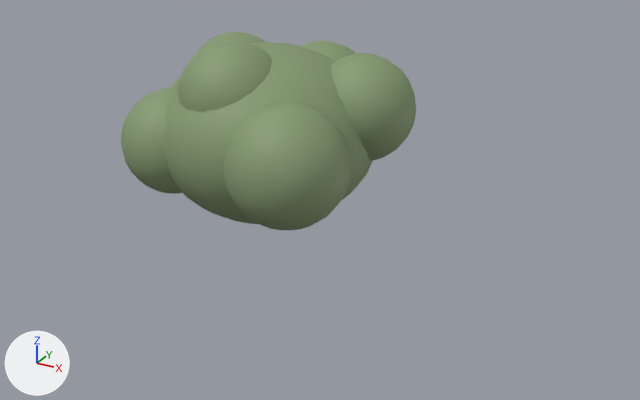
The glTF model public/pm3d/assets/prop_bush.glb as it was, and as the next commit left it.
Camera for both pictures: a 50 mm camera at (3.87, -6.1, 3.27) aimed at (0.41, 0.18, 0.13). The lights are fixed; the arrows at lower left show +X, +Y and +Z. The older version comes first.

Objects in the first picture: 'b0', 'bump0', 'bump1', 'bump2', 'bump3', 'bump4', 'bump5'.
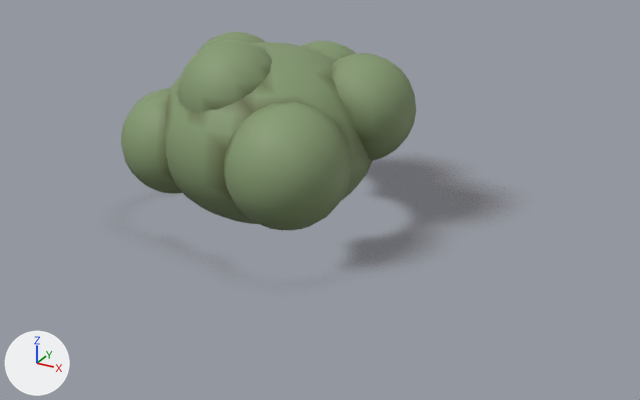
Boxes (x1, y1, x2, y2) around the edits, measured in the pictures (640 x 400 px):
'baked_shadow', added
    after: (358, 163, 482, 261)

The change, as a list of edits to the scene's bpy script:
```text
Add img_prop_bush:
    img_prop_bush = load_image('prop_bush', '_unpacked/prop_bush', 123, 128, 'sRGB')
Change mat_m_859b71:
    where n0 = _N.new('ShaderNodeBsdfPrincipled'); n0.name = 'Principled BSDF'
    remove n0.inputs[0].default_value = (0.235, 0.328, 0.165, 1.0)  # 'Base Color', green #859b71
    add n2 = _N.new('ShaderNodeMix'); n2.name = 'Mix'
    add n2.data_type = 'RGBA'
    add n2.blend_type = 'MULTIPLY'
    add n2.inputs[0].default_value = 1.0  # 'Factor'
    add n2.inputs[7].default_value = (0.235, 0.328, 0.165, 1.0)  # 'B', green #859b71
    add n3 = _N.new('ShaderNodeVertexColor'); n3.name = 'Color Attribute'
    add _L.new(n2.outputs[2], n0.inputs[0])  # 'Result' to 'Base Color'
    add _L.new(n3.outputs[0], n2.inputs[6])  # 'Color' to 'A'
Add mat_baked_shadow:
    mat_baked_shadow = principled_material('baked_shadow')
    mat_baked_shadow.texture = img_prop_bush  # with its transparency
    mat_baked_shadow.roughness = 1.0
Change me_b0:
    where me_b0.from_pydata(...)  # 422 vertices, 840 faces; spans x -0.95..0.95, y -0.95..0.95, z -0.75..0.75
    used by ob_b0; location = (0.0, 0.0, 0.75)
    me_b0 part 1: vertex colours changed
Change me_bump0:
    where me_bump0.from_pydata(...)  # 222 vertices, 440 faces; spans x -0.5..0.5, y -0.5..0.5, z -0.5..0.5
    used by ob_bump0; location = (0.55, -0.6, 0.75)
    me_bump0 part 2: vertex colours changed
Change me_bump1:
    where me_bump1.from_pydata(...)  # 222 vertices, 440 faces; spans x -0.45..0.45, y -0.45..0.45, z -0.45..0.45
    used by ob_bump1; location = (-0.65, -0.45, 0.7)
    me_bump1 part 3: vertex colours changed
Change me_bump3:
    where me_bump3.from_pydata(...)  # 222 vertices, 440 faces; spans x -0.45..0.45, y -0.45..0.45, z -0.45..0.45
    used by ob_bump3; location = (-0.1, -0.35, 1.15)
    me_bump3 part 4: vertex colours changed
Change me_bump4:
    where me_bump4.from_pydata(...)  # 222 vertices, 440 faces; spans x -0.45..0.45, y -0.45..0.45, z -0.45..0.45
    used by ob_bump4; location = (0.75, 0.3, 1.0)
    me_bump4 part 5: vertex colours changed
Add me_baked_shadow:
    me_baked_shadow.from_pydata(...)  # 4 vertices, 2 faces; spans x -1.45..2.42, y -1.45..2.57, z 0.01
    me_baked_shadow.materials.append(mat_baked_shadow)  # picture img_prop_bush
Add ob_baked_shadow:
    ob_baked_shadow = bpy.data.objects.new('baked_shadow', me_baked_shadow)
    ob_baked_shadow.location = (0.0, 0.0, 0.0)
```
